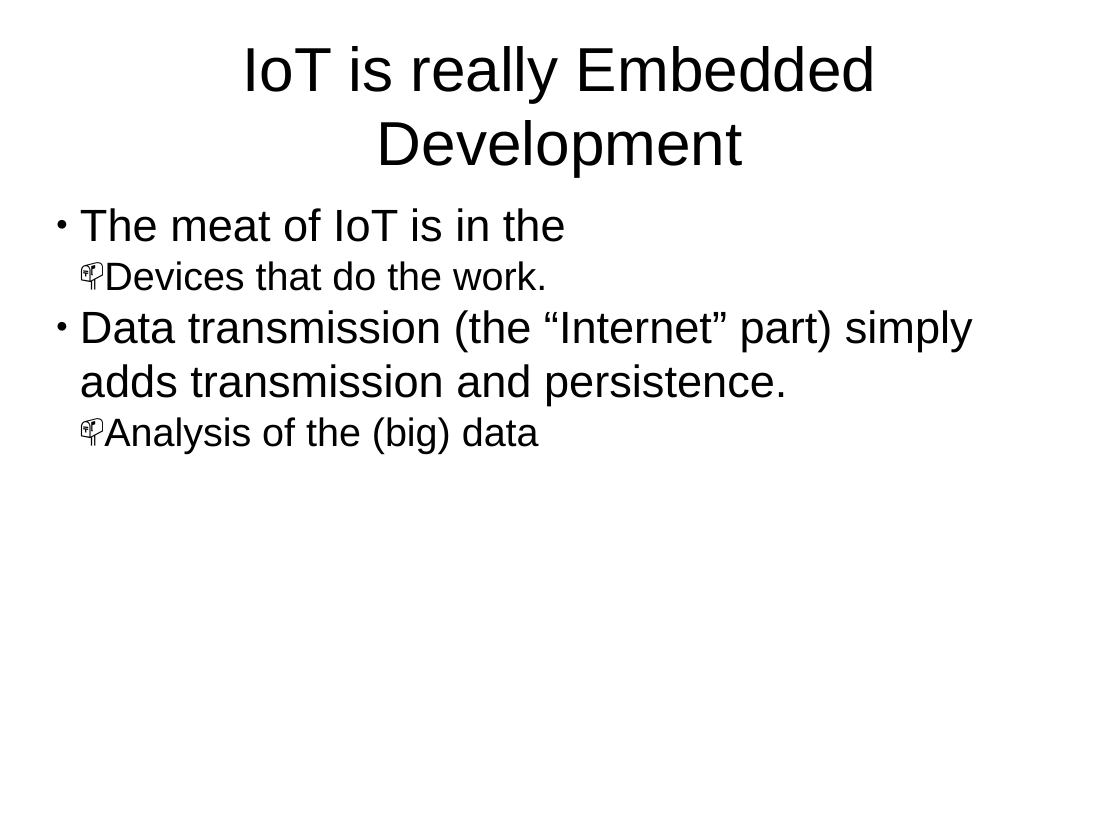
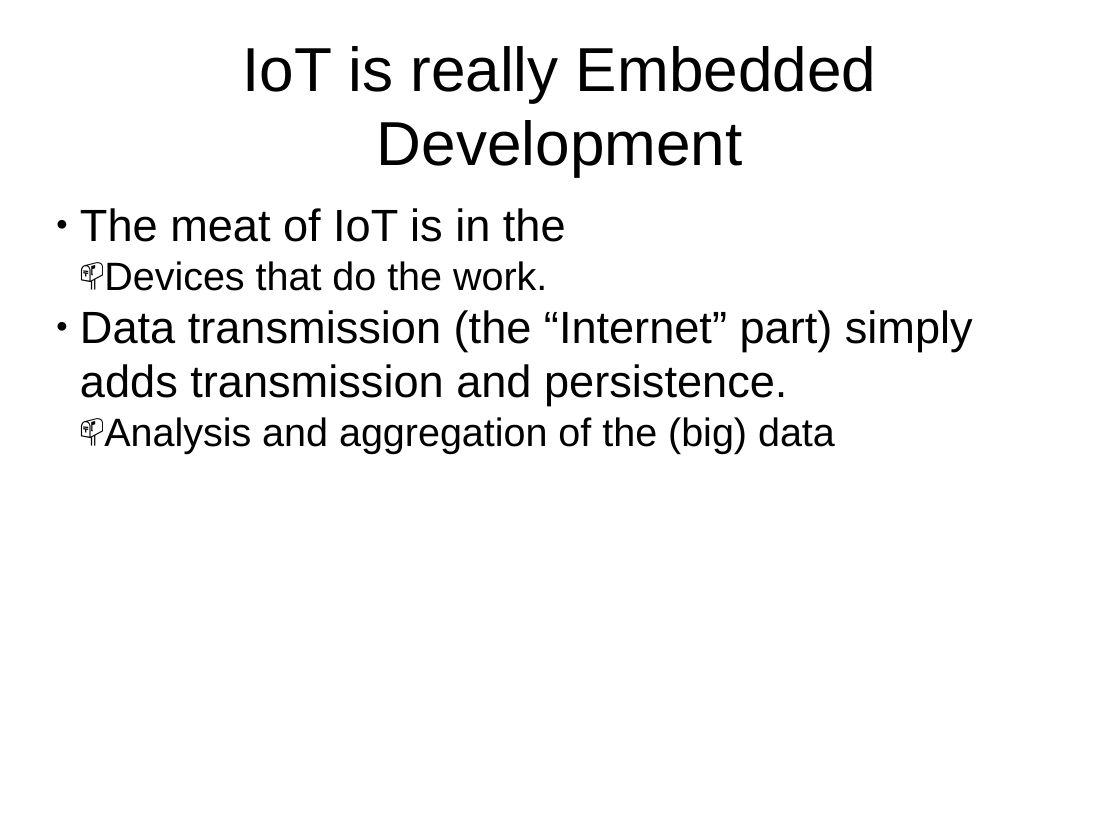
Before and after one commit to mvphelps/Presentations, a slide deck: slide 6 of IADNUG 20150604 Internet of Things NetMF/IoT.pptx. Drawn at 1120x840 pixels with LibreOffice and Linux fonts; fonts in the diff are those of the drawing. Boxes give left, top, right and bottom in pixels: in the first picture for what was removed or moved away, otherwise in the second. Text is boxed around its words. In the diff, an @@ line names an element or a change of style, - is before the commit and + after.

```diff
--- a/IADNUG 20150604 Internet of Things NetMF/IoT.pptx
+++ b/IADNUG 20150604 Internet of Things NetMF/IoT.pptx
@@ text at [104,417,835,453]: text changed @@
-  📫 Analysis of the (big) data
+  📫 Analysis and aggregation of the (big) data
```
Also in this commit, not shown: 2 other slides changed, 1 other file.
